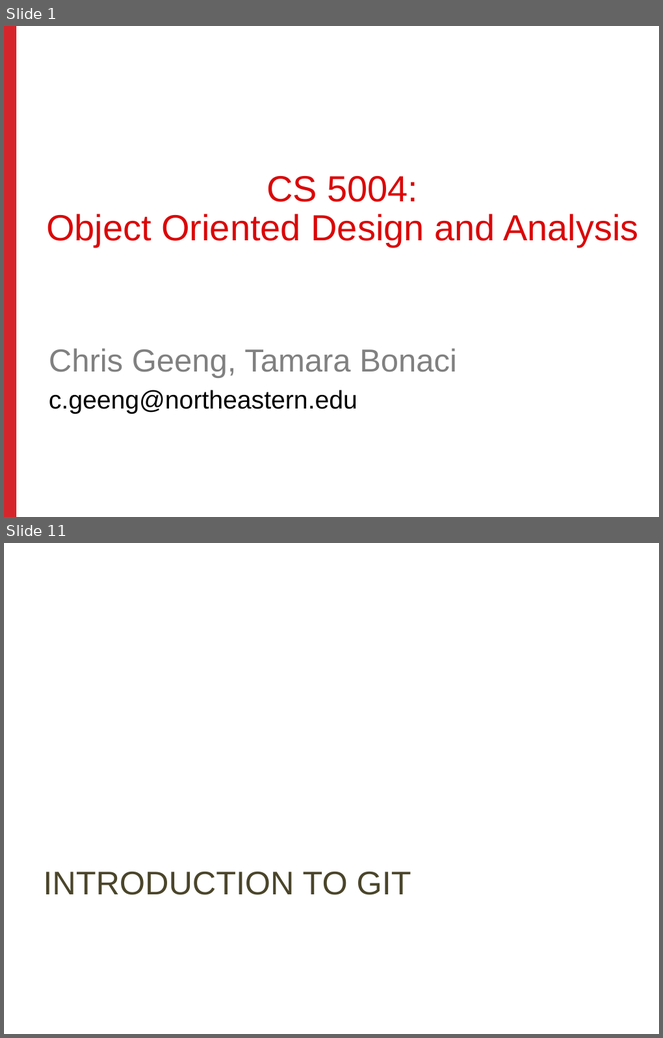
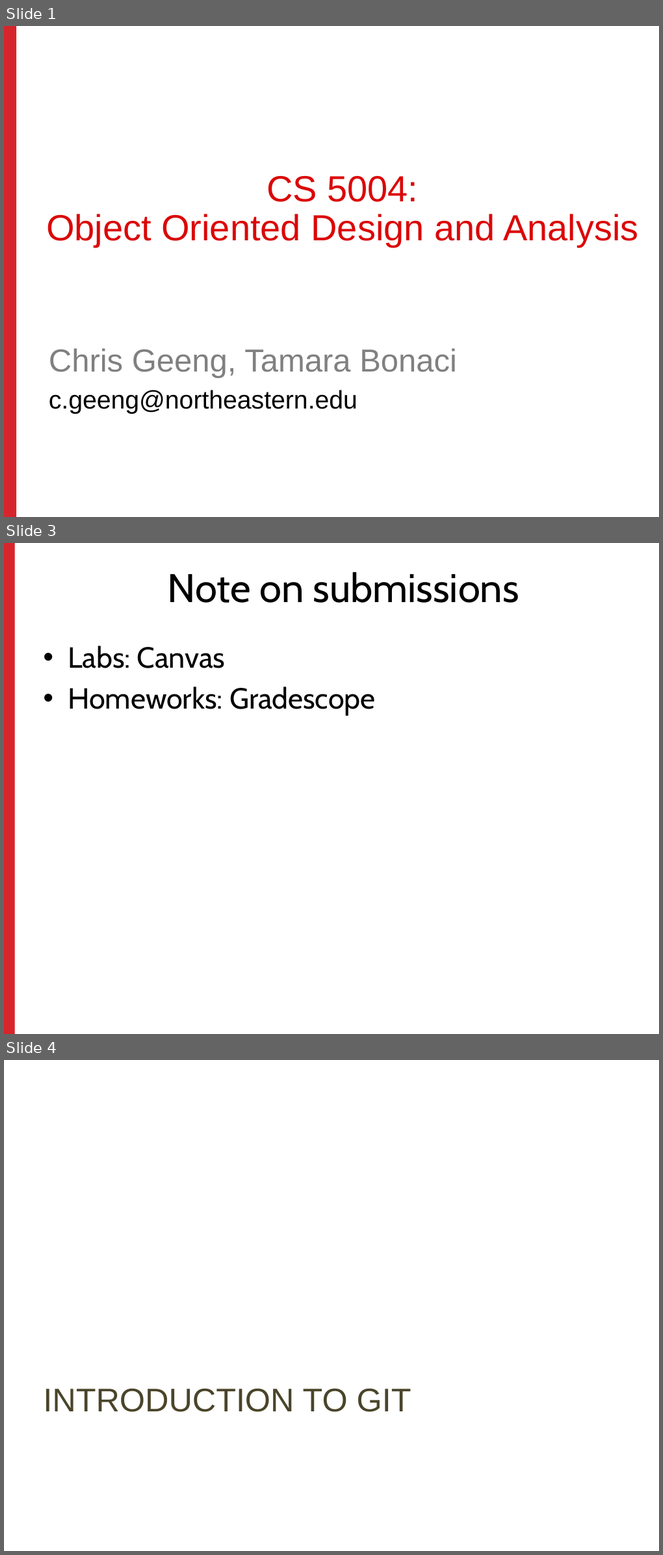
Before and after one commit to cgeeng/TeamActivities, a slide deck: Lab1/CS_5004_Lab1.pptx. Shown one above the other, each under a label of ours: slides 1 and 11 before the commit, slides 1, 3 and 4 after it; the slides between them are not shown. The pictures are 663x1038 and 663x1555 pixels, drawn with LibreOffice and Linux fonts; fonts in the diff are those of the drawing; background and template pictures are left out. Boxes give left, top, right and bottom in pixels: in the first picture for what was removed or moved away, otherwise in the second. Text is boxed around its words. In the diff, an @@ line names an element or a change of style, - is before the commit and + after.

```diff
--- a/Lab1/CS_5004_Lab1.pptx
+++ b/Lab1/CS_5004_Lab1.pptx
@@ slide 3 added at [4,543,659,1034], background #FFFFFF @@
@@ rectangle added at [4,543,15,1034], fill #D10006 at 85% opacity @@
@@ title added at [168,572,519,603], 44 pt, text #000000 @@
+Note on submissions
@@ text added at [68,646,375,715], 32 pt, text #000000 @@
+• Labs: Canvas
+• Homeworks: Gradescope
@@ what was slide 11 is now slide 4 @@
```
Also in this commit, not shown: 1 slide changed, 2 other files.
